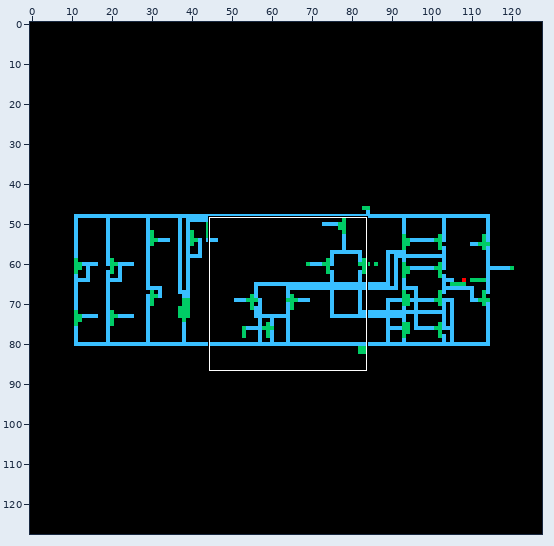
Sprite sheet -- RRI_amp/schematic/thumbnail_128x128.png. The picture above shows the old version from afar; the outline marks the close-up.
Close-up. First the earlier version:
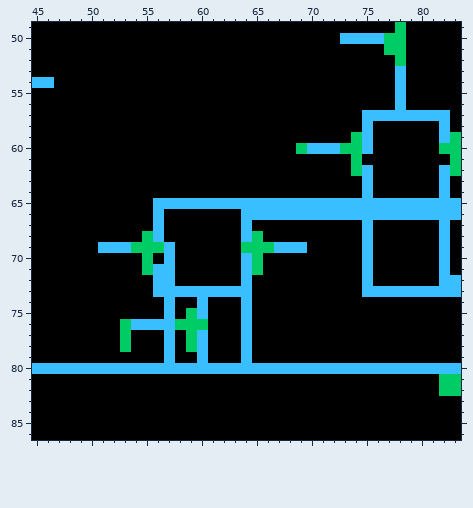
The file is 128x128 pixels. Shown: x 45..83, y 49..86.
After the commit:
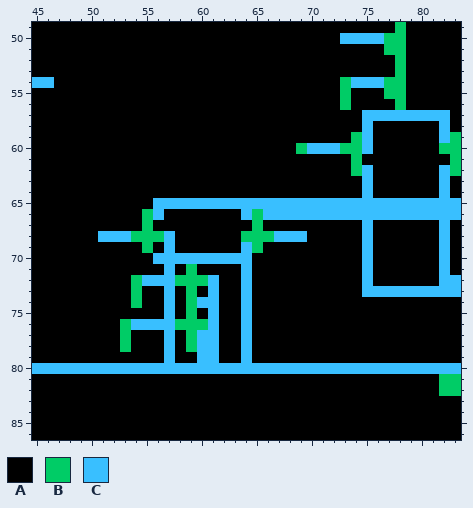
Palette (. is transparent): A #000000  B #00cc66  C #39bfff
Difference:
Colour B gives way to colour A in row 69 at x 54, 56 and 66; in rows 70 to 71 at x 55 and 65.
Colour C gives way to colour A in row 67 at x 56 and 64; in row 69 at x 51 to 53 and 67 to 69; in row 71 at x 56; in row 73 at x 56, 58, 60 and 62 to 63; in row 75 at x 60.
Colour A gives way to colour B in rows 54 to 55 at x 73 and 77; in row 56 at x 73; in row 66 at x 55; in row 67 at x 55 and 65; in row 68 at x 54 and 66; in row 71 at x 59.
Colour A gives way to colour B in row 72 at x 54 and 58 to 60; in row 73 at x 54; in row 74 at x 54 and 59.
Colour C gives way to colour B in rows 53 to 56 at x 78; in row 66 at x 65; in row 68 at x 56 and 64; in row 73 at x 59.
Colour A gives way to colour C in row 54 at x 74 to 76; in row 68 at x 51 to 53, 57 and 67 to 69; in row 70 at x 56 and 58 to 63; in row 72 at x 55 and 61; in rows 74 to 79 at x 61.
Colour B gives way to colour C in row 69 at x 64.
